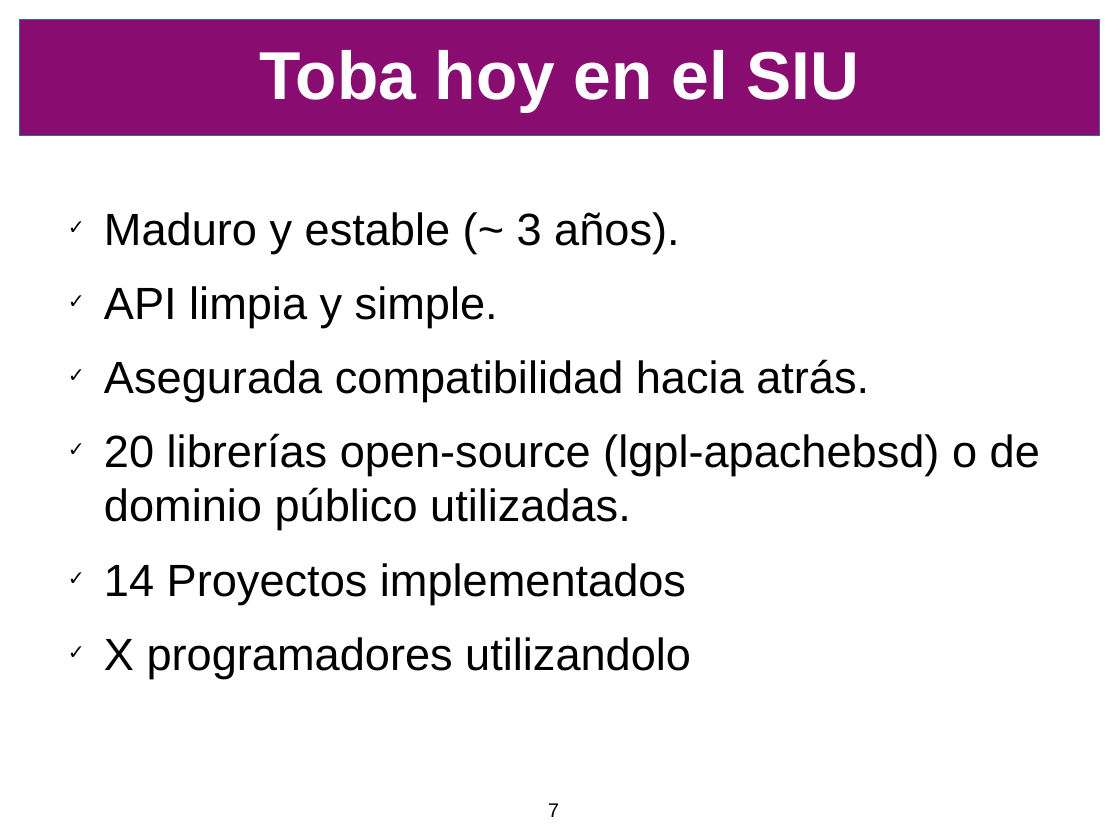
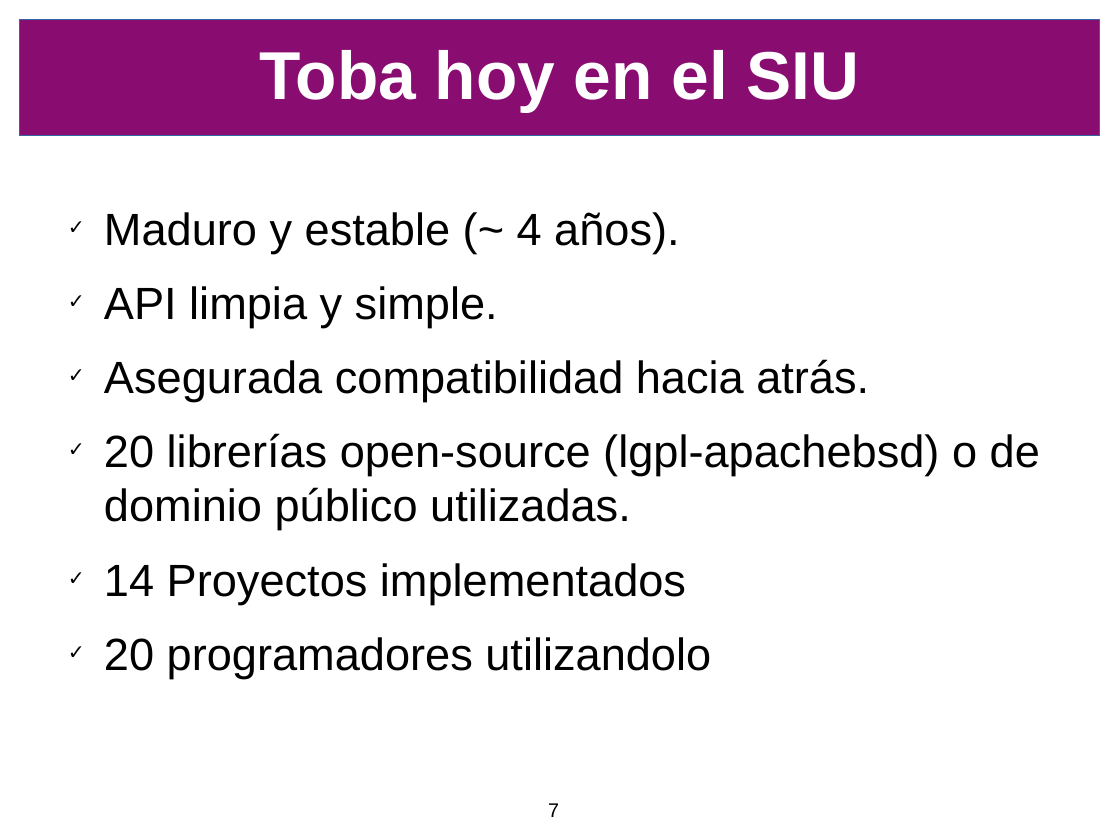
Before and after one commit to SIU-Toba/framework, a slide deck: slide 7 of doc/presentacion/CafeConf2006.odp. Drawn at 1120x840 pixels with LibreOffice and Linux fonts; fonts in the diff are those of the drawing; background and template pictures are left out. Boxes give left, top, right and bottom in pixels: in the first picture for what was removed or moved away, otherwise in the second. Text is boxed around its words. In the diff, an @@ line names an element or a change of style, - is before the commit and + after.

```diff
--- a/doc/presentacion/CafeConf2006.odp
+++ b/doc/presentacion/CafeConf2006.odp
@@ text at [104, 212, 679, 253]: text changed @@
-✓ Maduro y estable (~ 3 años).
+✓ Maduro y estable (~ 4 años).
@@ text at [104, 637, 711, 679]: text changed @@
-✓ X programadores utilizandolo
+✓ 20 programadores utilizandolo
```
Also in this commit, not shown: 7 other slides changed, 2 other files.
